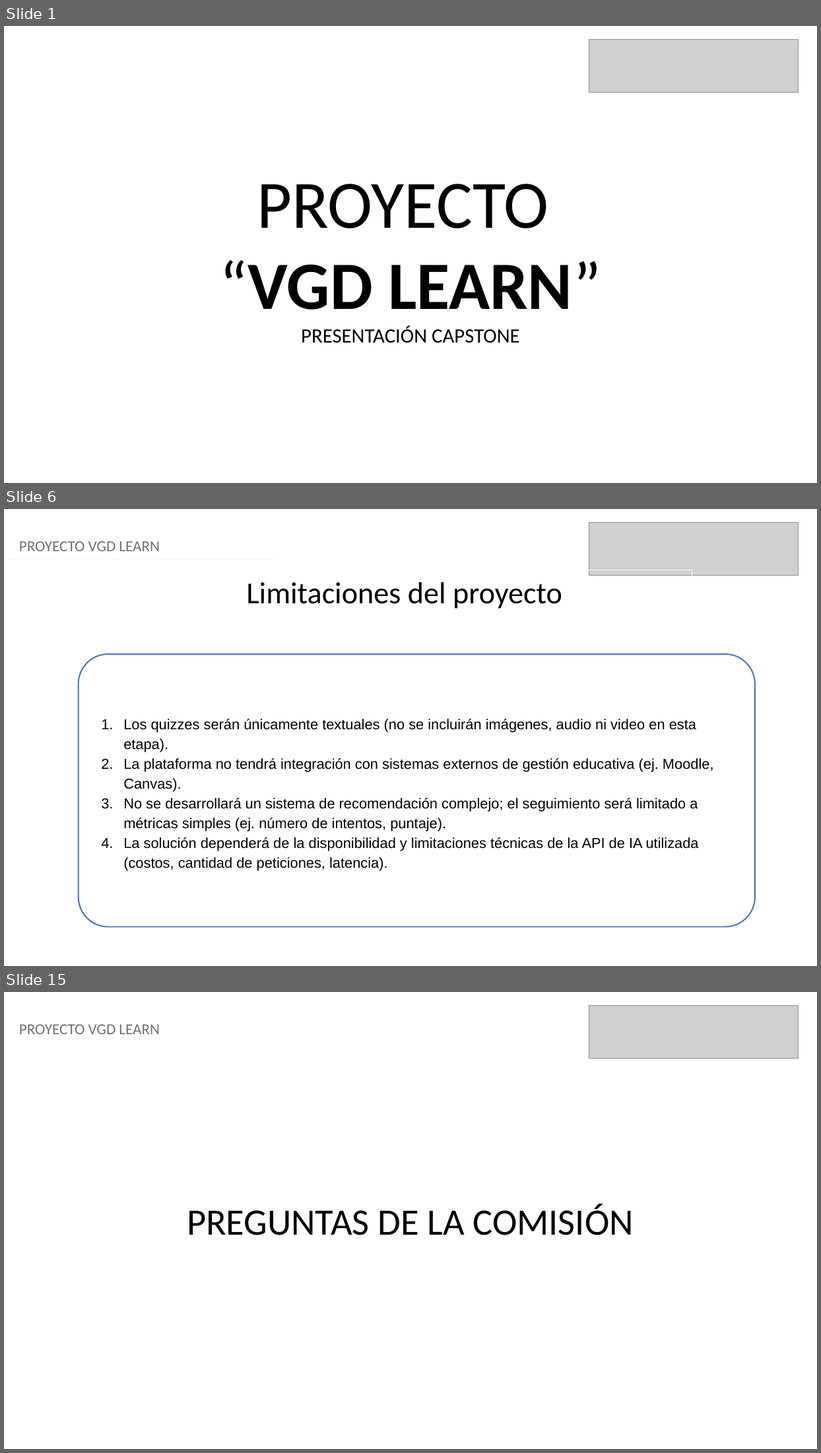
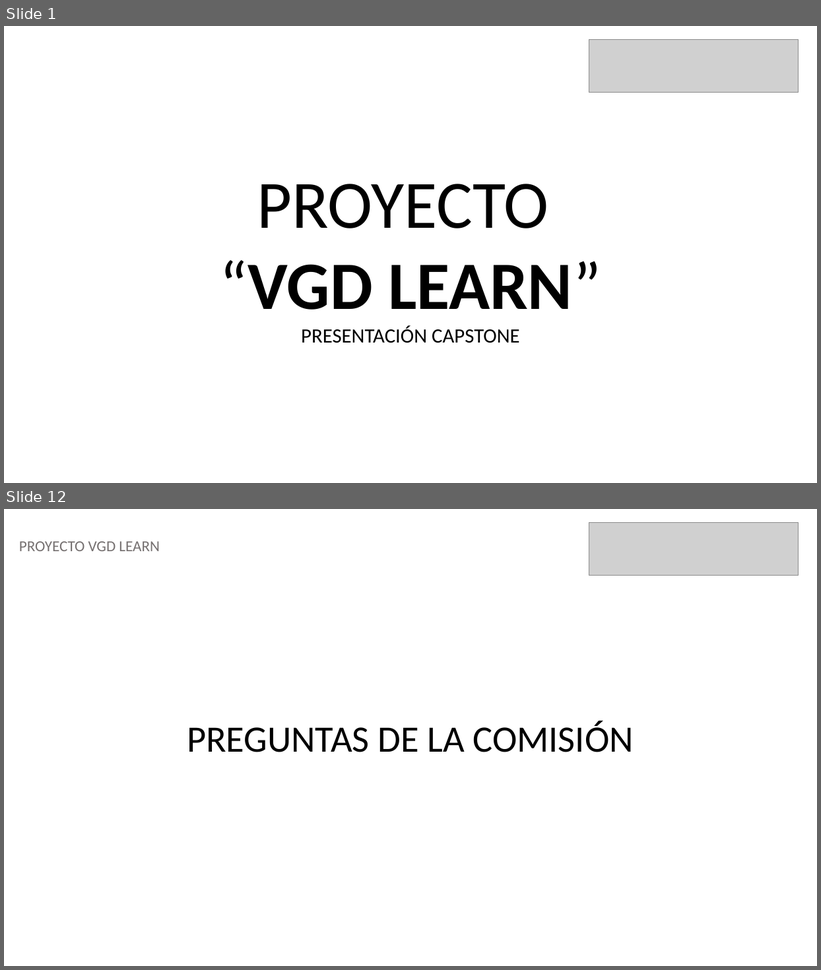
Before and after one commit to Viktorr2416/Proyecto-APT, a slide deck: Fase 2/Evidencias_Proyecto/Presentación proyecto.pptx. Shown one above the other, each under a label of ours: slides 1, 6 and 15 before the commit, slides 1 and 12 after it; the slides between them are not shown. The pictures are 821x1453 and 821x970 pixels, drawn with LibreOffice and Linux fonts; fonts in the diff are those of the drawing; grey boxes stand for pictures. Boxes give left, top, right and bottom in pixels: in the first picture for what was removed or moved away, otherwise in the second. Text is boxed around its words. In the diff, an @@ line names an element or a change of style, - is before the commit and + after.

```diff
--- a/Fase 2/Evidencias_Proyecto/Presentación proyecto.pptx
+++ b/Fase 2/Evidencias_Proyecto/Presentación proyecto.pptx
@@ slide 6 removed at (4, 509, 817, 966), background #FFFFFF @@
@@ picture removed at (589, 523, 799, 576) @@
@@ text removed at (19, 541, 160, 551) @@
-PROYECTO VGD LEARN
@@ line removed from (4, 560) to (277, 560) @@
@@ rectangle removed at (117, 570, 692, 614) @@
-Limitaciones del proyecto
@@ rounded rectangle removed at (79, 654, 756, 927) @@
-1. Los quizzes serán únicamente textuales (no se incluirán imágenes, audio ni video en esta etapa).
-2. La plataforma no tendrá integración con sistemas externos de gestión educativa (ej. Moodle, Canvas).
-3. No se desarrollará un sistema de recomendación complejo; el seguimiento será limitado a métricas simples (ej. número de intentos, puntaje).
-4. La solución dependerá de la disponibilidad y limitaciones técnicas de la API de IA utilizada (costos, cantidad de peticiones, latencia).
@@ what was slide 15 is now slide 12 @@
```
Also in this commit, not shown: 10 slides changed, 1 slide added, 3 other slides removed.
